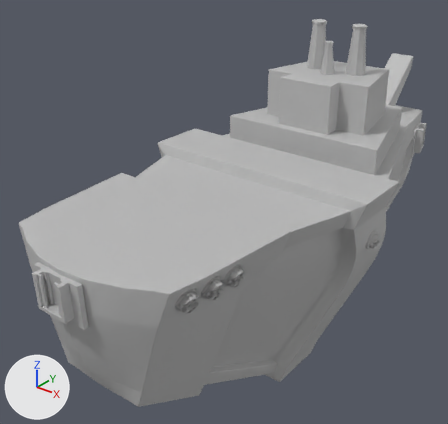
The FBX model Skyrates/Assets/Resources/Meshes/Ship/ship_hull_tier1.fbx, before and after one commit.
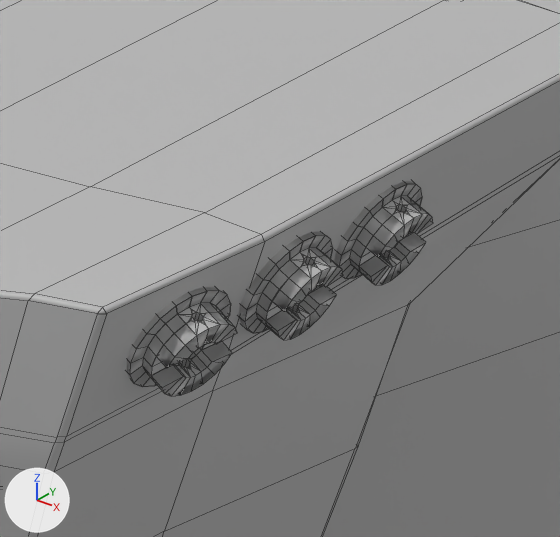
The first picture shows the older version from a 50 mm lens placed at (0.097, -0.1525, 0.1013), pointed at (-0.0122, -0.016, 0.0166). The close-ups show both versions on the part from 33% to 61% of the width and 52% to 82% of the height of that picture; other places that the commit changed are outside them. Lighting does not change. The marker at lower left points along +X, +Y and +Z. The close-ups show mesh edges as thin lines. Where no turn or scale is listed for an object, it has been applied to the vertices. Vertices at the same position are counted once.

Objects in the first close-up: 'circular_mount_artillery', 'circular_mount_artillery2', 'circular_mount_artillery4', 'ship_hull_tier1'.
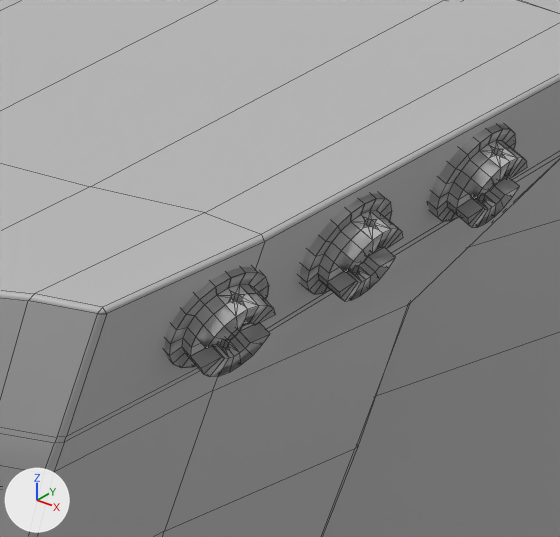
The newer file is also rescaled (x200.0), turned or shifted as a whole; pictures and numbers use the older file's frame.

Pixel boxes (x1, y1, x2, y2) of what changed, in the close-ups (560 x 537 px):
'circular_mount_artillery', mesh moved: before (334, 182, 433, 285); after (428, 124, 527, 227)
'circular_mount_artillery2', mesh moved: before (239, 232, 343, 340); after (300, 194, 403, 301)
'circular_mount_artillery4', mesh moved: before (127, 287, 238, 396); after (164, 267, 276, 377)

The change, as a diff of the scene's bpy script:
```diff
--- a/Skyrates/Assets/Resources/Meshes/Ship/ship_hull_tier1.fbx.py
+++ b/Skyrates/Assets/Resources/Meshes/Ship/ship_hull_tier1.fbx.py
@@ me_mesh_008 @@
 me_mesh_008.from_pydata(...)  # 288 vertices, 388 faces; spans x -0.00196..0.00193, y -0.00295..0.00308, z -0.00295..0.00295
 # used by ob_circular_mount_artillery4; location = (0.02493, -0.07405, 0.02975)
+# me_mesh_008 part 3: the whole mesh is moved by (0.00054, 0.00216, 0.00016)
 me_mesh_008.materials.append(mat_lambert1)
@@ me_mesh_006 @@
 me_mesh_006.from_pydata(...)  # 290 vertices, 390 faces; spans x -0.00187..0.00187, y -0.00301..0.00301, z -0.00295..0.00295
 # used by ob_circular_mount_artillery2; location = (0.02591, -0.06719, 0.02975)
+# me_mesh_006 part 1: the whole mesh is moved by (0.00058, 0.00402, 0.00044)
 me_mesh_006.materials.append(mat_lambert1)
@@ me_mesh_004 @@
 me_mesh_004.from_pydata(...)  # 290 vertices, 390 faces; spans x -0.00187..0.00187, y -0.00301..0.00301, z -0.00295..0.00295
 # used by ob_circular_mount_artillery; location = (0.02642, -0.06055, 0.02975)
+# me_mesh_004 part 2: the whole mesh is moved by (0.00098, 0.00681, 0.0005)
 me_mesh_004.materials.append(mat_lambert1)
```
